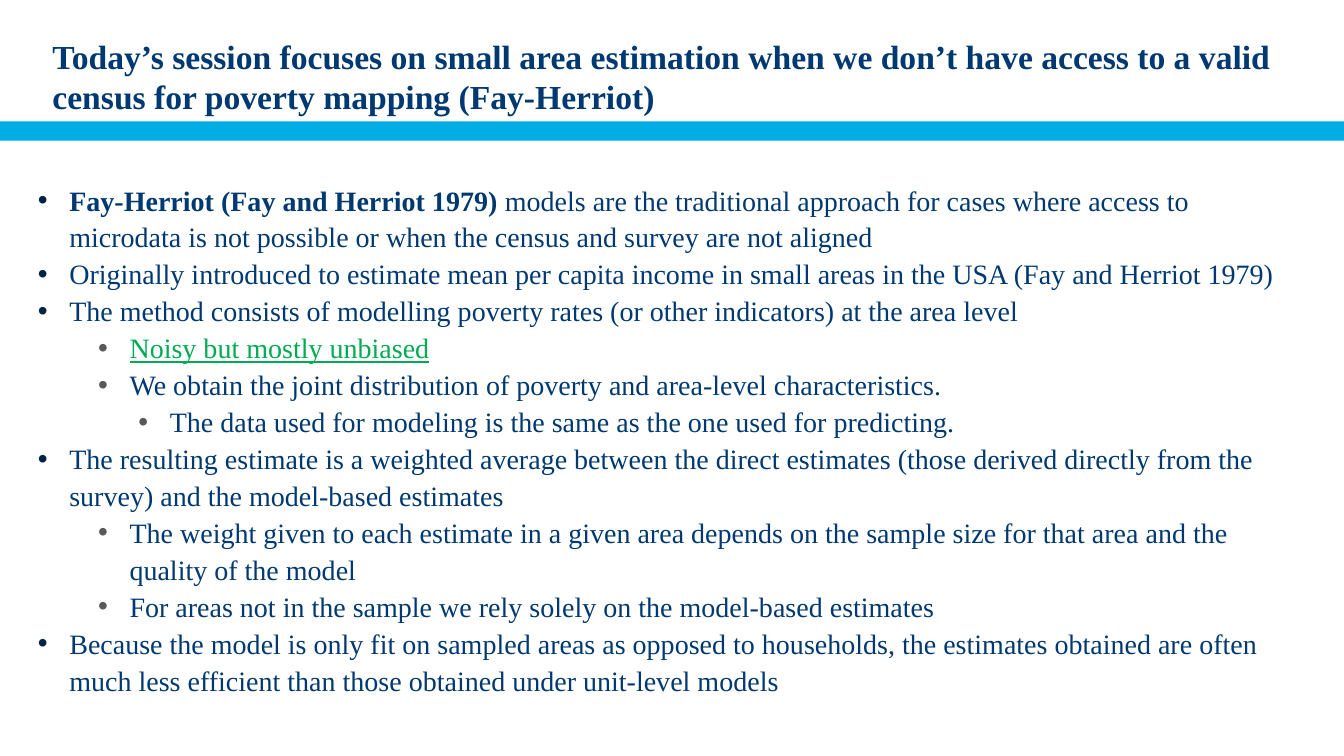
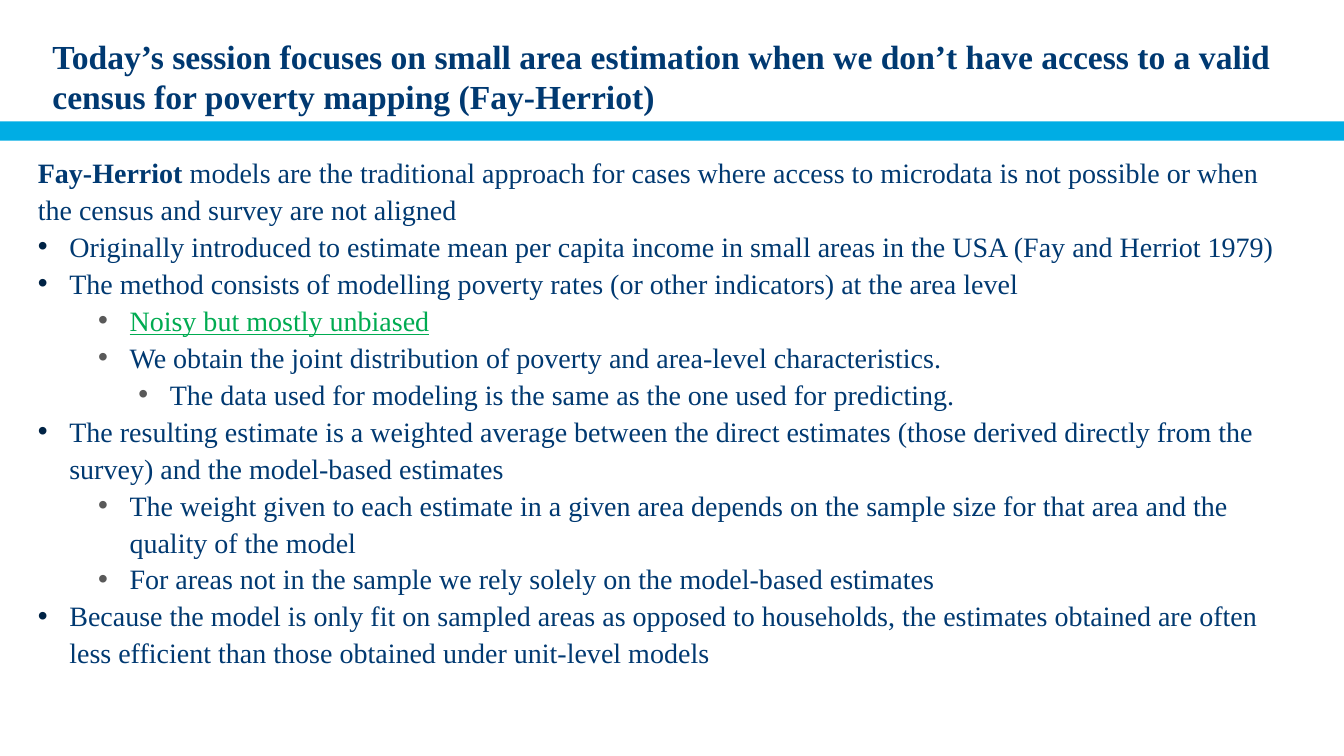
Before and after one commit to pcorralrodas/wb_sae_training, a slide deck: slide 3 of 02.Area_level_models/03.presentation/Off_census_years_sae.pptx. Drawn at 1344x756 pixels with LibreOffice and Linux fonts; fonts in the diff are those of the drawing; background and template pictures are left out. Boxes give left, top, right and bottom in pixels: in the first picture for what was removed or moved away, otherwise in the second. Text is boxed around its words. In the diff, an @@ line names an element or a change of style, - is before the commit and + after.

Commit message:
Update Off_census_years_sae.pptx
Modified and simplified presentation. Added a slide about Accuracy and precision in the evaluation of estimates' section.

```diff
--- a/02.Area_level_models/03.presentation/Off_census_years_sae.pptx
+++ b/02.Area_level_models/03.presentation/Off_census_years_sae.pptx
@@ text at <box>38,163,1258,226</box>: text changed @@
-    • Fay-Herriot (Fay and Herriot 1979) models are the traditional approach for cases where access to microdata is not possible or when the census and survey are not aligned
+    Fay-Herriot models are the traditional approach for cases where access to microdata is not possible or when the census and survey are not aligned
@@ text "Fay-Herriot models are the traditional ...": place and size @@
-text "Fay-Herriot models are the traditional ..." at <box>69,191,1273,692</box>
+text "Fay-Herriot models are the traditional ..." at <box>38,163,1273,664</box>
@@ text at <box>69,606,1257,664</box>: text changed @@
-    • Because the model is only fit on sampled areas as opposed to households, the estimates obtained are often much less efficient than those obtained under unit-level models
+    • Because the model is only fit on sampled areas as opposed to households, the estimates obtained are often less efficient than those obtained under unit-level models
```
Also in this commit, not shown: 10 other slides changed, 1 slide added, 1 slide removed.
